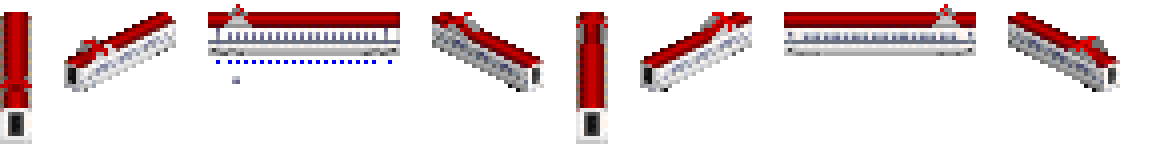
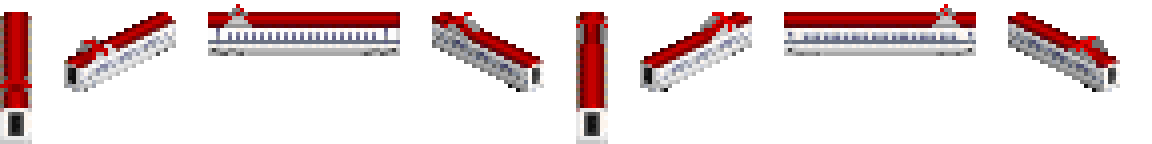
Layered file, before and after one edit (1152px x 144px). Changes by layer:
painted on "touchup" over left=216, top=60, right=392, bottom=84
